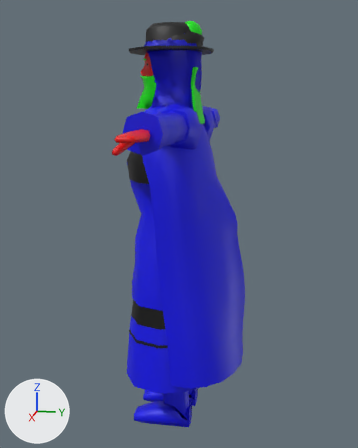
One commit to the glTF model art/models/characters/human_f.glb: the scene before it, then after it.
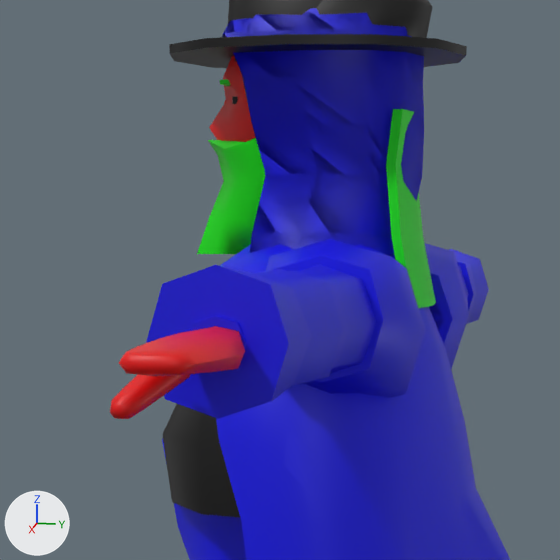
There are two pictures of each version: one whole from a camera (50 mm lens) standing at (1.986, 0.427, 1.392) and looking at (-0.004, 0.028, 0.894), one close up on the part from 22% to 67% of the width and 8% to 44% of the height. The axes (+X, +Y, +Z) are drawn at lower left. The lights are the same throughout. The older version's two pictures come first. Vertices at exactly the same position are counted once.

Objects in the first close-up: 'Armour_Mail', 'Armour_Plate', 'Armour_Robes', 'Beard_Full', 'Body', 'Cap_Soft', 'Cape', 'Hair_Long', 'Hat_Brimmed', 'Worn_Cloak', 'Worn_Cloak_Strapped', 'Worn_Hood' and 2 more.
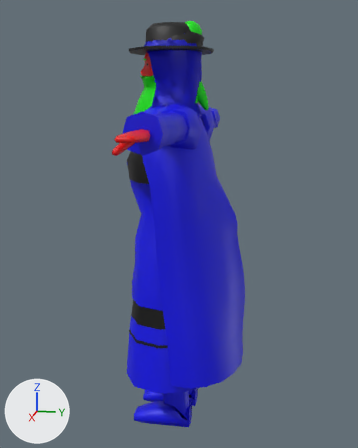
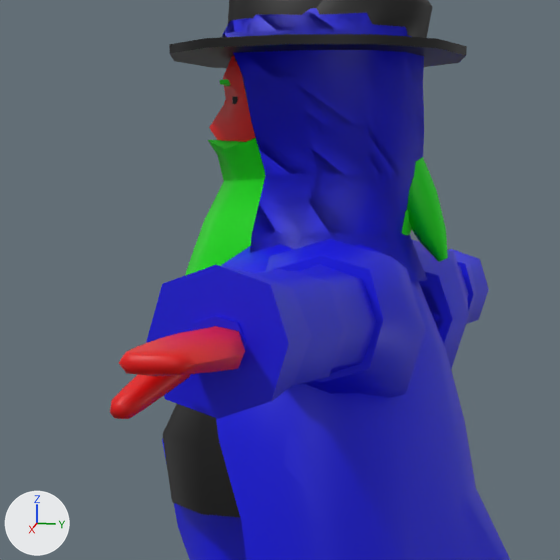
Pixel boxes [x1, y1, x2, y2] of what changed, in the close-ups (560 x 560 px):
```json
{"object": "Beard_Long", "change": "added", "after": [185, 138, 265, 276], "on screen": "green"}
{"object": "Hair_Long", "change": "reshaped", "before": [386, 109, 436, 308], "after": [401, 210, 411, 235], "on screen": "mostly hidden afterwards"}
{"object": "Hair_Tail", "change": "added", "after": [407, 157, 448, 262], "on screen": "green"}
{"part": 1, "of": "me_hair_002", "change": "added", "after": [401, 210, 411, 235], "on screen": "mostly hidden"}
{"part": 2, "of": "me_hair_002", "change": "deleted", "before": [386, 109, 436, 308], "on screen": "green"}
{"object": "Beard_Full", "change": "unchanged, covered by the edit", "before": [197, 138, 265, 254]}
```

Scene script edits in JSON lines:
```json
{"block": "me_hair_002", "where": "# used by ob_hair_long; location = (0.0, 0.0, 0.0)"}
{"op": "remove", "block": "me_hair_002", "code": "me_hair_002.from_pydata(...)  # 124 vertices, 240 faces; spans x -0.084..0.084, y -0.096..0.13, z 1.31..1.65"}
{"op": "add", "block": "me_hair_002", "code": "me_hair_002.from_pydata(...)  # 246 vertices, 484 faces; spans x -0.078..0.078, y -0.096..0.131, z 1.136..1.65"}
{"block": "me_hair_002", "change": "me_hair_002 part 1: a new loose piece of 162 vertices spanning x -0.065..0.064, y 0.039..0.131, z 1.136..1.49, in mat_human"}
{"block": "me_hair_002", "change": "me_hair_002 part 2"}
{"block": "me_hair_002", "change": "40 vertices are removed from x -0.084..0.084, y 0.088..0.13, z 1.31..1.519"}
{"block": "me_hair_002", "change": "76 faces are deleted"}
{"op": "add", "block": "me_hair_tail", "code": ["me_hair_tail = bpy.data.meshes.new('Hair_Tail')", "me_hair_tail.from_pydata(...)  # 48 vertices, 92 faces; spans x -0.0271..0.0271, y 0.0658..0.1474, z 1.3586..1.5061", "me_hair_tail.materials.append(mat_human)"]}
{"op": "add", "block": "me_beard_002", "code": ["me_beard_002 = bpy.data.meshes.new('Beard.002')", "me_beard_002.from_pydata(...)  # 98 vertices, 192 faces; spans x -0.082..0.082, y -0.182..-0.006, z 1.258..1.506", "me_beard_002.materials.append(mat_human)"]}
{"op": "add", "block": "ob_hair_tail", "code": ["ob_hair_tail = bpy.data.objects.new('Hair_Tail', me_hair_tail)", "ob_hair_tail.location = (0.0, 0.0, 0.0)"]}
{"op": "add", "block": "ob_beard_long", "code": ["ob_beard_long = bpy.data.objects.new('Beard_Long', me_beard_002)", "ob_beard_long.location = (0.0, 0.0, 0.0)"]}
```
